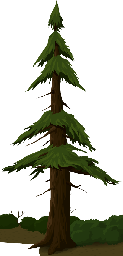
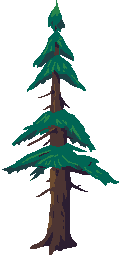
Comparing the layer stacks of the two 123x256 images. Changes:
renamed "Layer 1" to "Layer 2", painted on it over [0, 0, 123, 256]